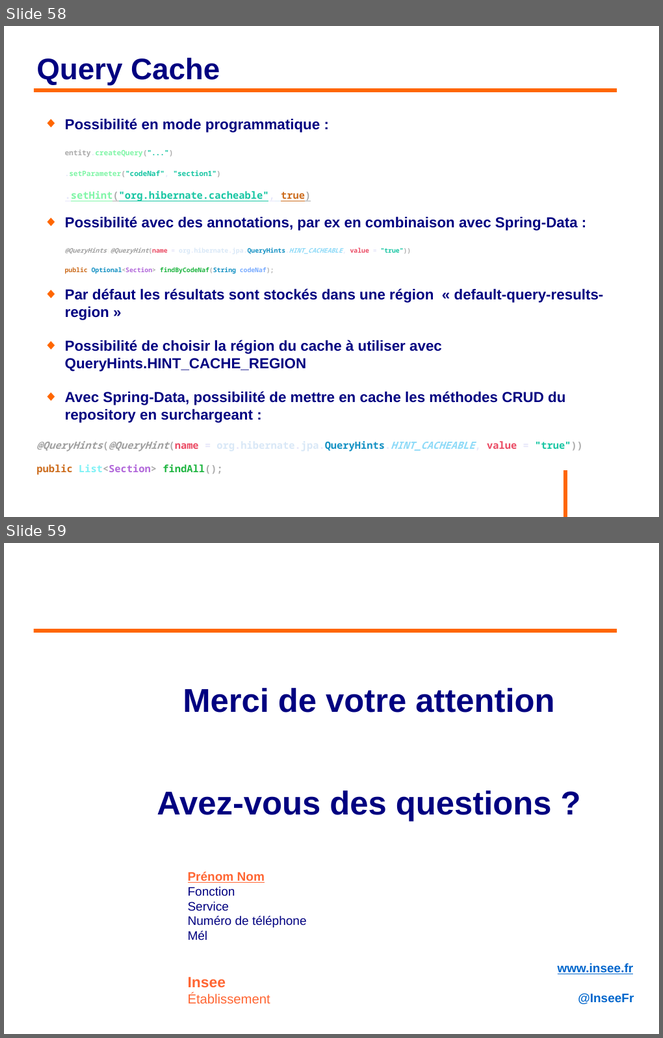
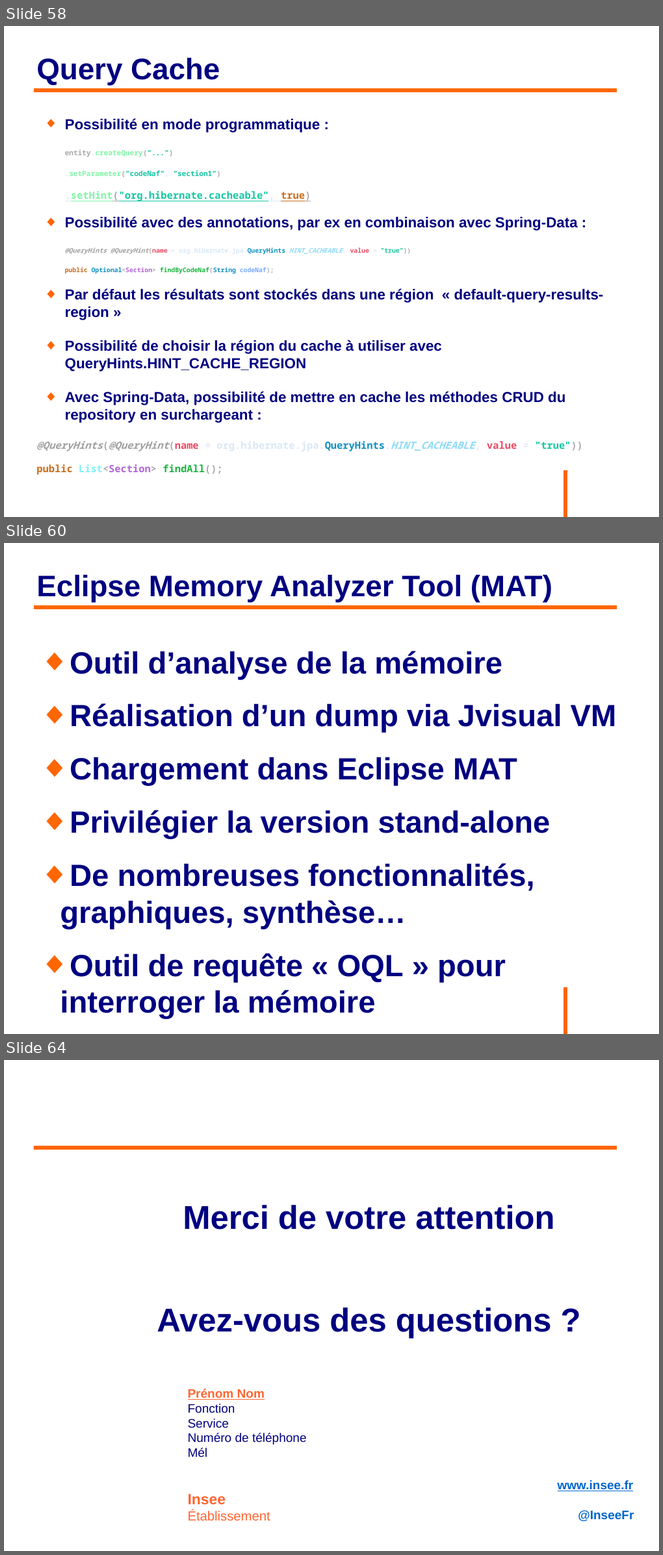
Before and after one commit to philphils/formation-hibernate-avancee, a slide deck: Documentation/diapo_formation_hibernate_avancee.odp. Shown one above the other, each under a label of ours: slides 58 and 59 before the commit, slides 58, 60 and 64 after it; the slides between them are not shown. The pictures are 663x1038 and 663x1555 pixels, drawn with LibreOffice and Linux fonts; fonts in the diff are those of the drawing; background and template pictures are left out. Boxes give left, top, right and bottom in pixels: in the first picture for what was removed or moved away, otherwise in the second. Text is boxed around its words. In the diff, an @@ line names an element or a change of style, - is before the commit and + after.

```diff
--- a/Documentation/diapo_formation_hibernate_avancee.odp
+++ b/Documentation/diapo_formation_hibernate_avancee.odp
@@ slide 60 added at (4,543,659,1034), background #FFFFFF; not listed: 1 template element that a slide beside it also shows @@
@@ title added at (36,575,553,603), 36 pt, text #000080, bold @@
+Eclipse Memory Analyzer Tool (MAT)
@@ line added from (34, 607) to (618, 607), #FF6600 4.54 pt @@
@@ text added at (60,651,617,982), 37.2 pt, text #000080, bold @@
+◆ Outil d’analyse de la mémoire
+◆ Réalisation d’un dump via Jvisual VM
+◆ Chargement dans Eclipse MAT
+◆ Privilégier la version stand-alone
+◆ De nombreuses fonctionnalités, graphiques, synthèse…
+◆ Outil de requête « OQL » pour interroger la mémoire
@@ what was slide 59 is now slide 64 @@
```
Also in this commit, not shown: 4 other slides added.
